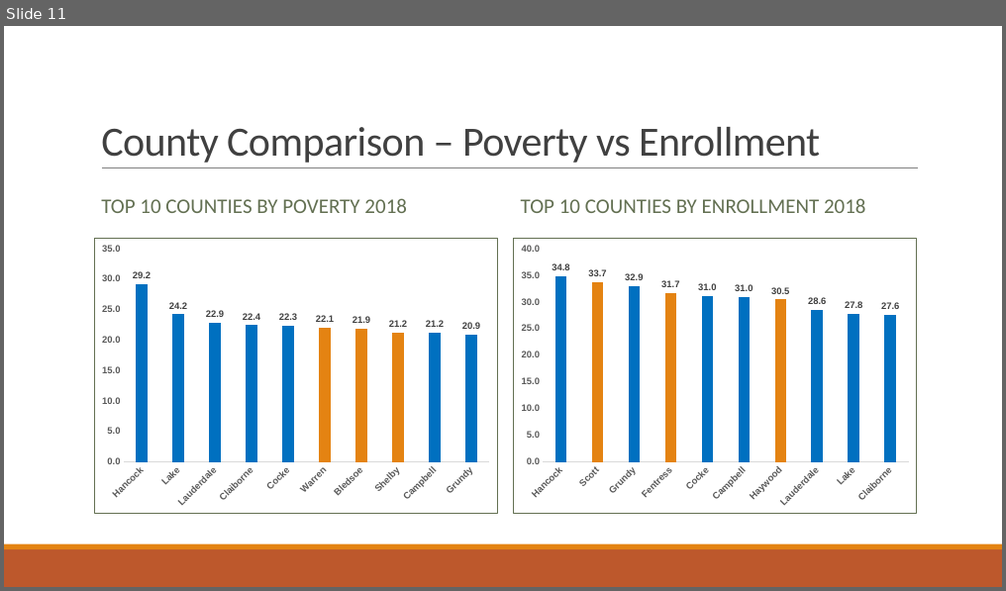
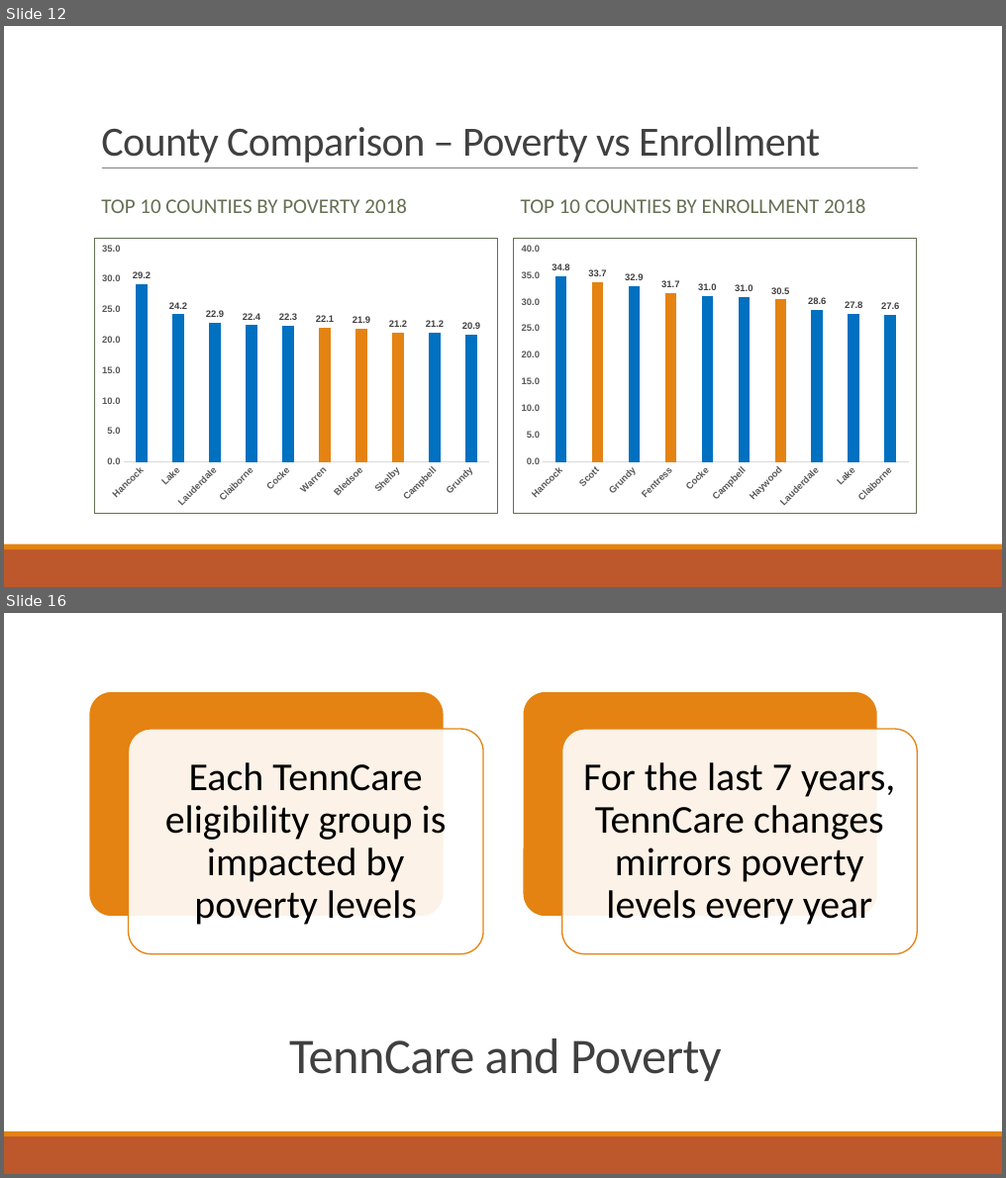
Before and after one commit to bryanclanton/TennCare-Enrollment-Analysis, a slide deck: Impacts to TennCare.pptx. Shown one above the other, each under a label of ours: slide 11 before the commit, slides 12 and 16 after it; the slides between them are not shown. The pictures are 1006x591 and 1006x1178 pixels, drawn with LibreOffice and Linux fonts; fonts in the diff are those of the drawing. Boxes give left, top, right and bottom in pixels: in the first picture for what was removed or moved away, otherwise in the second. Text is boxed around its words. In the diff, an @@ line names an element or a change of style, - is before the commit and + after.

```diff
--- a/Impacts to TennCare.pptx
+++ b/Impacts to TennCare.pptx
@@ slide 16 added at [4, 613, 1002, 1174], background #FFFFFF; not listed: 2 template elements that a slide beside it also shows @@
@@ rectangle added at [4, 613, 1002, 1132], fill #FFFFFF, 18 pt, text #FFFFFF @@
+/
@@ group added at [88, 691, 918, 955]: 4 rounded rectangles, 2 texts @@
+Each TennCare eligibility group is impacted by poverty levels
+For the last 7 years, TennCare changes mirrors poverty levels every year
@@ title added at [289, 1039, 722, 1081], 48 pt, text #404040 @@
+TennCare and Poverty
@@ what was slide 11 is now slide 12 @@
```
Also in this commit, not shown: 12 slides changed, 2 other slides added, 1 slide removed, 1 other file.
